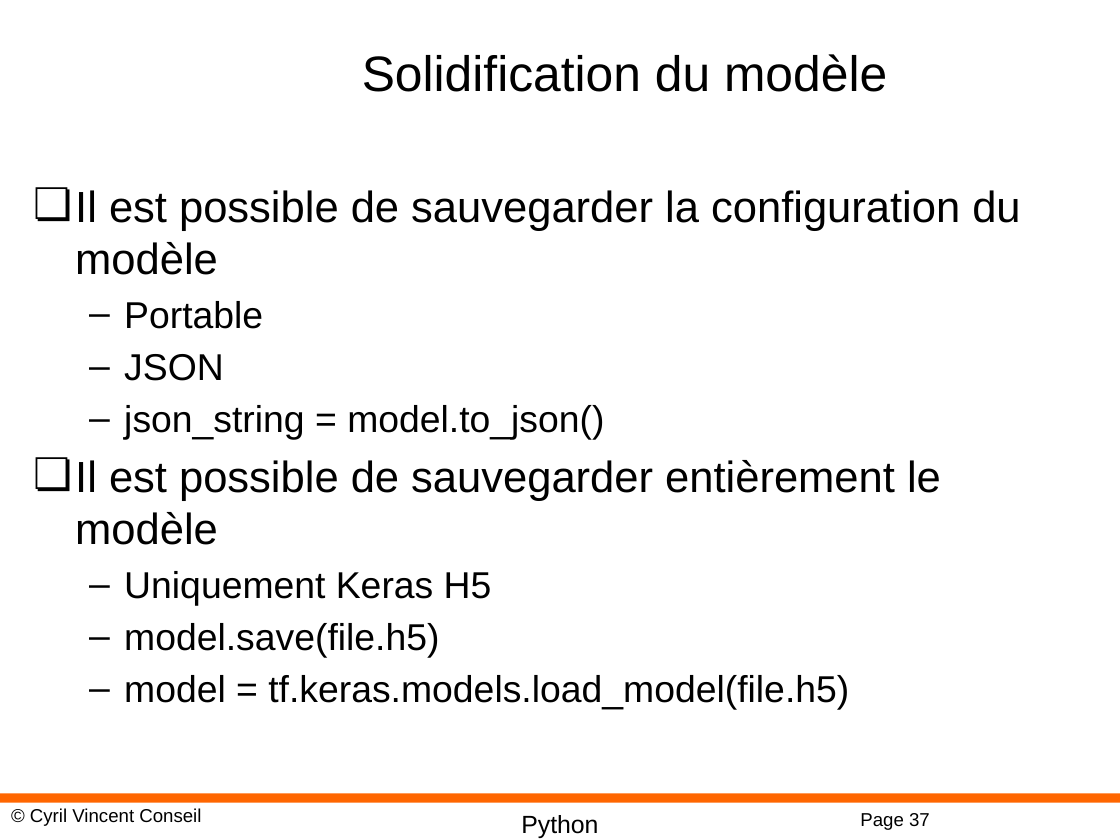
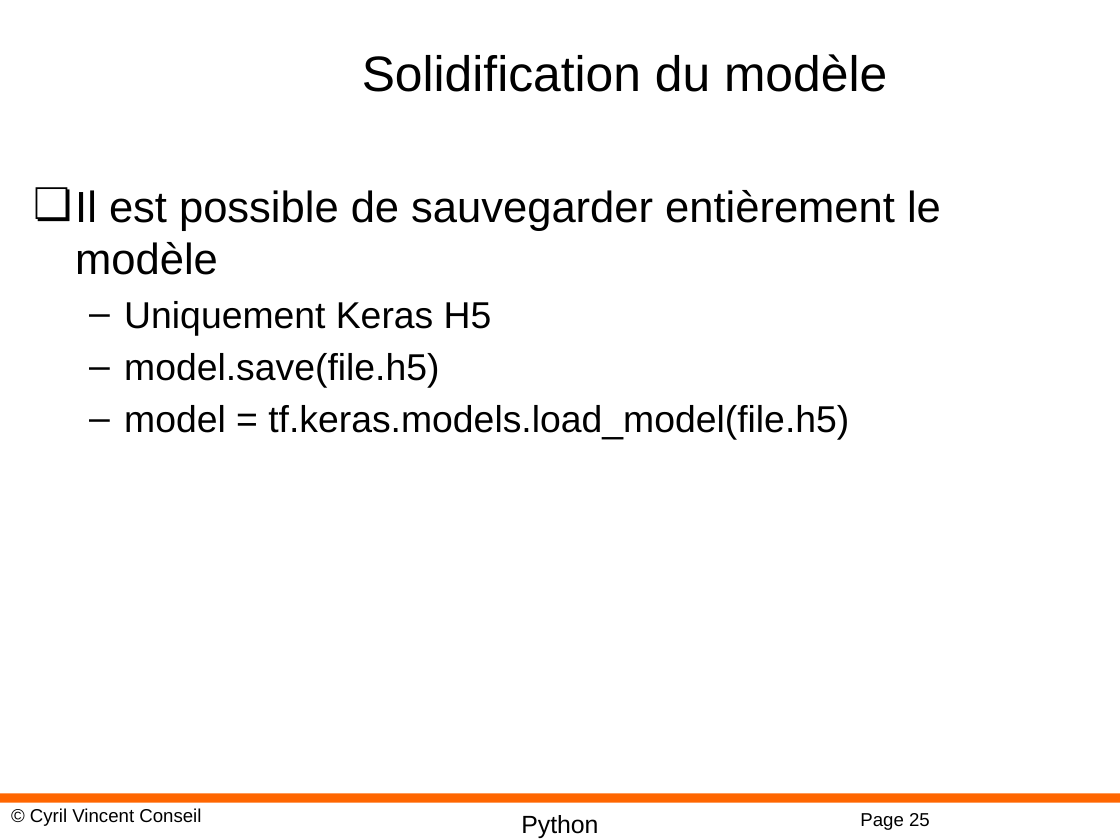
Before and after one commit to cyrilvincent/ML, a slide deck: slide 25 of PPT/DeepLearning09-Keras.pptx (slide 37 before the commit). Drawn at 1120x840 pixels with LibreOffice and Linux fonts; fonts in the diff are those of the drawing; background and template pictures are left out. Boxes give left, top, right and bottom in pixels: in the first picture for what was removed or moved away, otherwise in the second. Text is boxed around its words. In the diff, an @@ line names an element or a change of style, - is before the commit and + after.

```diff
--- a/PPT/DeepLearning09-Keras.pptx
+++ b/PPT/DeepLearning09-Keras.pptx
@@ text at (75,190,1020,440): paragraphs removed @@
-❏ Il est possible de sauvegarder la configuration du modèle
-  – Portable
-  – JSON
-  – json_string = model.to_json()
@@ page number at (860,813,930,830): text changed @@
-Page 37
+Page 25
```
Also in this commit, not shown: 1 other slide changed, 18 slides removed, 3 other files.
